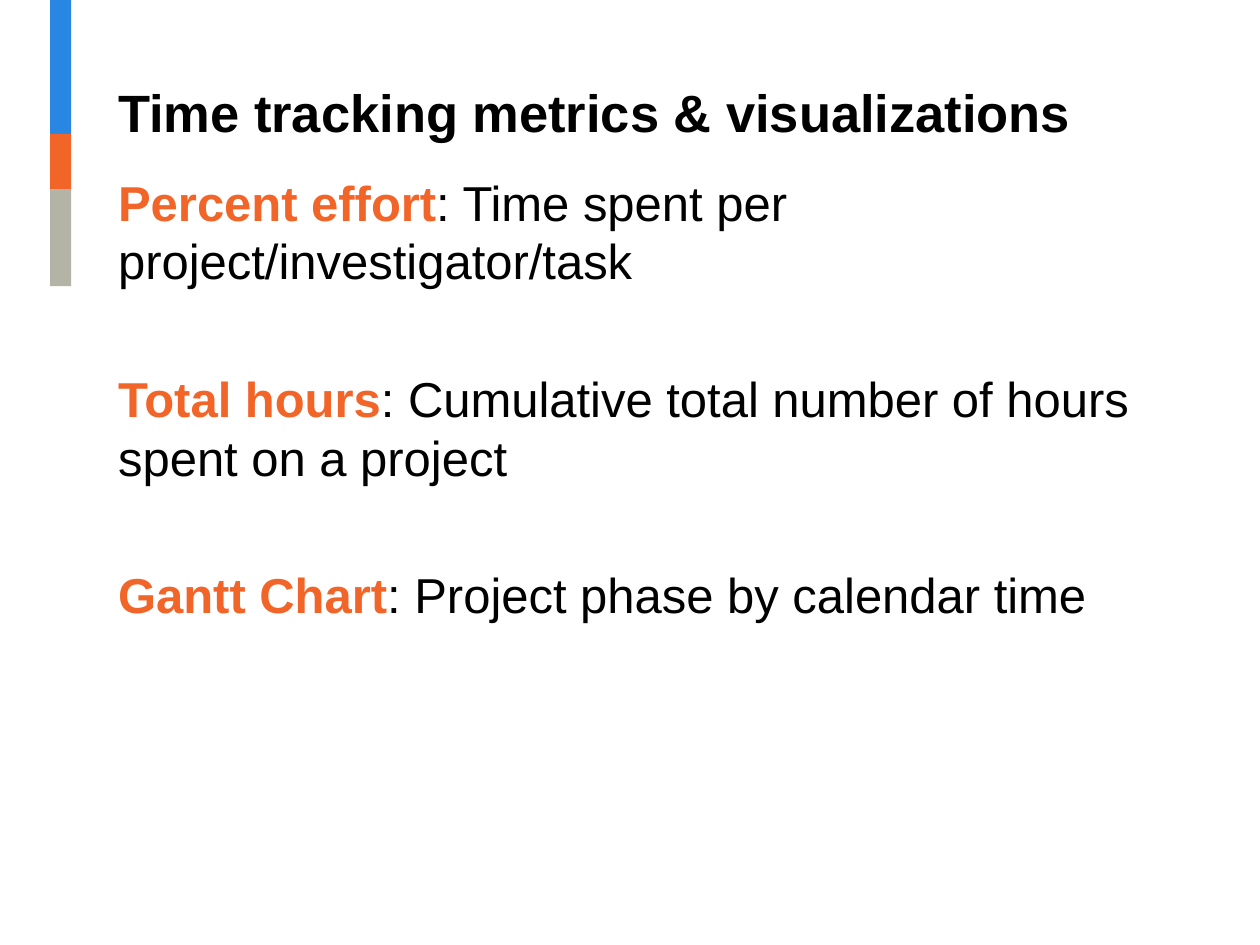
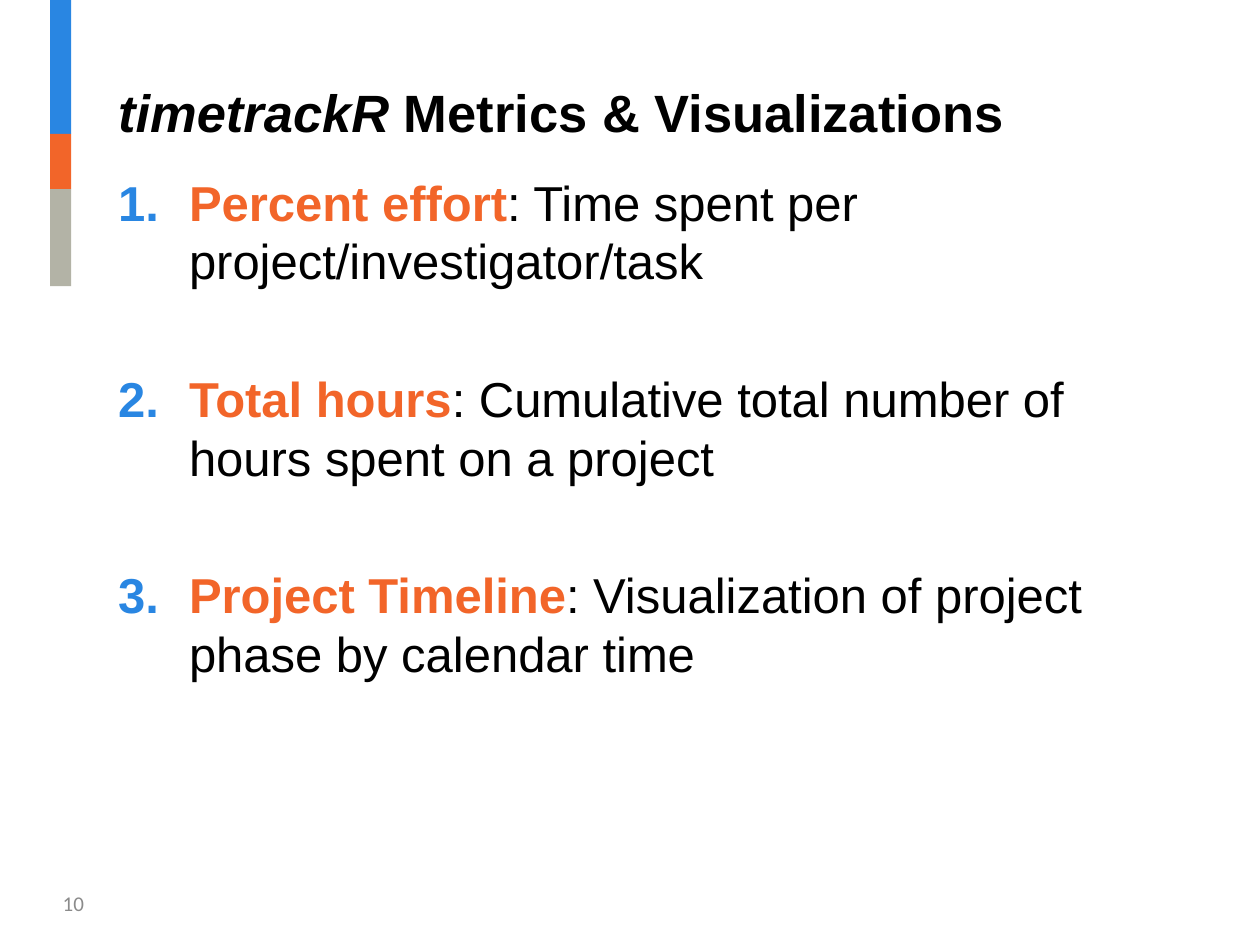
Before and after one commit to jalavery/timetrackR, a slide deck: slide 10 of RLadies timetrackR Presentation.pptx (slide 6 before the commit). Drawn at 1260x945 pixels with LibreOffice and Linux fonts; fonts in the diff are those of the drawing; background and template pictures are left out. Boxes give left, top, right and bottom in pixels: in the first picture for what was removed or moved away, otherwise in the second. Text is boxed around its words. In the diff, an @@ line names an element or a change of style, - is before the commit and + after.

Commit message:
clean up project folder

```diff
--- a/RLadies timetrackR Presentation.pptx
+++ b/RLadies timetrackR Presentation.pptx
@@ title at [118,94,1004,133]: text changed @@
-Time tracking metrics & visualizations
+timetrackR Metrics & Visualizations
@@ text at [189,185,1064,486]: bullet none to 1. @@
@@ text at [189,577,1082,682]: text changed @@
-Gantt Chart: Project phase by calendar time
+3. Project Timeline: Visualization of project phase by calendar time
@@ page number added at [63,897,84,911], 12 pt, text #8C8C8C @@
+10
```
Also in this commit, not shown: 26 other slides changed, 7 slides added, 10 slides removed, 13 other files.
